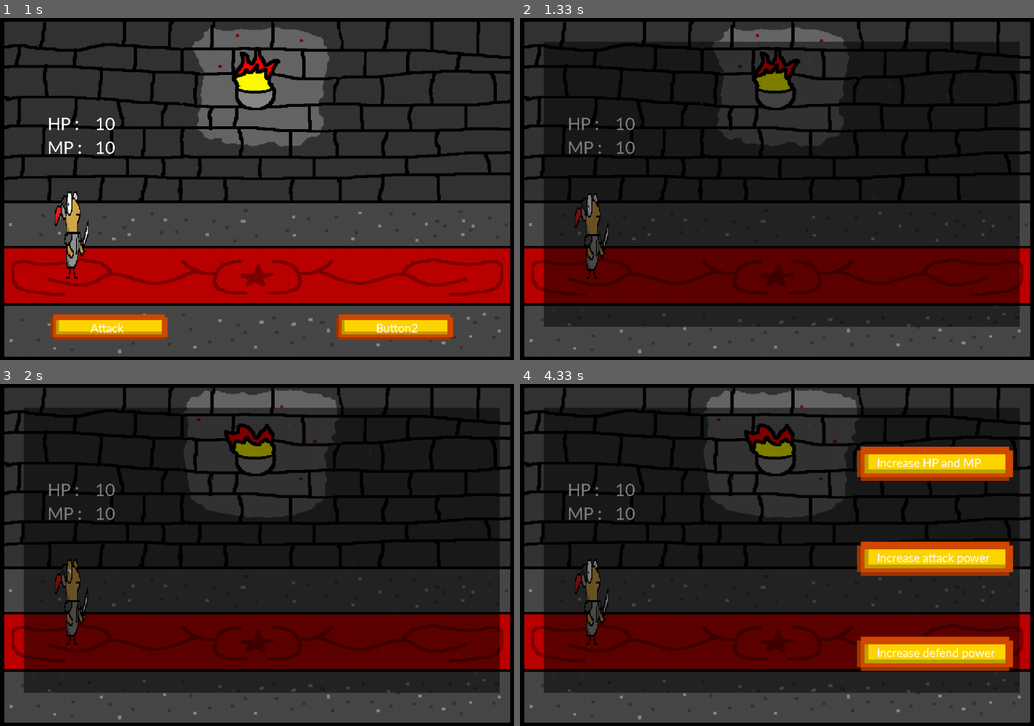
Above: before the commit, frames 1-4 (two rows, left to right).
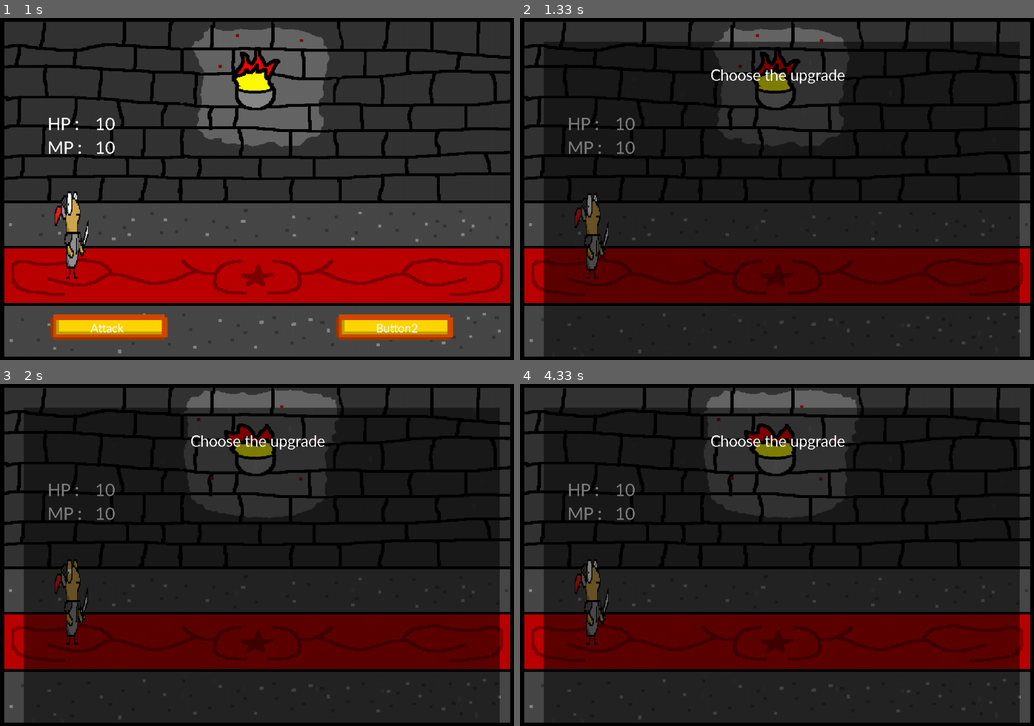
Above: after the commit, the same moments.

Repository: endamonking/CPE327ProjectPygame
Game: pygame game, started from main.py
The game is run twice, just before and just after one commit, with the same random seed, the same clock (stepped at 60 frames per second) and the same inputs.
Inputs (mouse positions are in pixels of both pictures, inside the frame that each line leads up to):
- Up to frame 1 (1 s): click (257, 189) at 0.38 s; click "NEXT" at 0.72 s
- Up to frame 2 (1.33 s): click "Attack" at 1.05 s
- Up to frame 3 (2 s): click (71, 544) at 1.88 s
- Up to frame 4 (4.33 s): click (972, 684) at 2.22 s; click (694, 442) at 2.55 s; click "HP :" at 2.88 s; click (962, 527) at 3.22 s; click (956, 623) at 3.55 s; click (890, 469) at 3.88 s; click (777, 691) at 4.22 s, where only the run after the commit has a clickable "Next"

Frame 1 is identical in both runs. In frame 2, 8.4% of the frame differs, in the area x 4-98%, y 15-99%; in frame 3, 8.4%; in frame 4, 18%.

Commit message:
Add files via upload

Diff:
--- a/path.py
+++ b/path.py
@@ -5,24 +5,90 @@
 
 WHITE = (255,255,255)
 button_image = pygame.image.load(os.path.join('Asset', 'prBTN.png'))
-blackScreen = pygame.transform.scale(pygame.image.load(os.path.join('Asset', 'blackScreen.jpg')), (1000, 600))
+blackScreen = pygame.transform.scale(pygame.image.load(os.path.join('Asset', 'blackScreen.jpg')), (1000, 700))
 
 state = 0
 i = 0
 activeSkillAlready = False
 activeSkillList = []
 upgradeStatusAlready = False
+skillStory = ""
+
+
+def createStory(win, skillName, mp):
+    global state
+    global i
+
+    but1 = button.button(410, 600, button_image, 6)
+    i = i +1
+
+    if i >= 60:
+        if but1.draw(mp, win, WHITE, "Next", 30, 100, 37):
+            state = 3
+            i = 0
+
+    match skillName:
+        case "Double Slash":
+            text = "Meet with a Samurai swordsmith that is under attack by slime, we help him defeat the slime, In return get trained by him."
+        case "Headbutt":
+            text = "Meet with a Viking explorer, we gave him our country map. In return we get trained by him."
+        case "Paralyze":
+            text = "Meet with an alchemist, we gave him some money. In return he gave us a Paralyze skill."
+        case "Heal":
+            text = "Meet with a Healing fountain. We keep it in a bottle."
+        case "Restore mana":
+            text = "Meet with a random traveler that is under attack by a thief. You help the random traveler, he gives you a Restore mana skill."
+        case "Roaring":
+            text = "Meet with a stray wherewolf, we gave him food. In return we gave us Roaring skill."
+        case "Fire ball":
+            text = "Meet with a Dungeon warden, we help him fix the Dungeon entrance. He gave us a Fireball skill in return."
+        case "Lighting bolt":
+            text = "Worship Zeus, he appeared before us and gave us Lighting bolt skill"
+
+    my_font = pygame.font.SysFont("candara",18)
+    text_surface = my_font.render(text, False, (255,255,255))
+    win.blit(text_surface, (100, 200))
+
+
+def displaySkillDescription(skillName, xPose, Ypose, win):
+
+    match skillName:
+        case "Double Slash":
+            text = "Deal double damage of attackpower"
+        case "Headbutt":
+            text = "Deal damage and stun the enemy"
+        case "Paralyze":
+            text = "Stune the enemy"
+        case "Heal":
+            text = "Recovery some HP"
+        case "Restore mana":
+            text = "Recovery some MP"
+        case "Roaring":
+            text = "increase defend and attack power"
+        case "Fire ball":
+            text = "Deal massive damage"
+        case "Lighting bolt":
+            text = "Deal damage to the enemy"
+
+    my_font = pygame.font.SysFont("candara",36)
+    text_surface = my_font.render(text, False, (255,255,255))
+    win.blit(text_surface, (xPose, Ypose))
+
 
 def randomActiveSkill_AndCheck(player):
     randoming = True
     while randoming:
+        if len(player.skillList) >=4:
+            print("you cannot have skill more than 4")
+            randoming = False
+
         dupe = True
         skillList = []
         number = random.sample(range(8), 3)
         for a in number:
             match a:
                 case 0:
-                    skillList.append("Double_Slash")
+                    skillList.append("Double Slash")
                 case 1:
                     skillList.append("Headbutt")
                 case 2:
@@ -30,13 +96,13 @@
                 case 3:
                     skillList.append("Heal")
                 case 4:
-                    skillList.append("Restore_mana")
+                    skillList.append("Restore mana")
                 case 5:
-                    skillList.append("Roaring ")
+                    skillList.append("Roaring")
                 case 6:
-                    skillList.append("Fire_ball")
+                    skillList.append("Fire ball")
                 case 7:
-                    skillList.append("Lighting_bolt")
+                    skillList.append("Lighting bolt")
 
         for b in skillList:
             for c in player.skillList:
@@ -51,14 +117,21 @@
 def createPath(win,player,mp, gameState):
     newGS = "Win"
 
+    text1 = "Choose the upgrade"
+    my_font = pygame.font.SysFont("candara",36)
+    text_surface1 = my_font.render(text1, False, (255,255,255))
+
     blackScreen.set_alpha(128)
     win.blit(blackScreen, (50,50))
+    win.blit(text_surface1, (400,100))
     match state:
         case 0:
             getPassiveskil(win,player,mp)
         case 1:
             getActiveSkill(win,player,mp)
         case 2:
+             createStory(win, skillStory,mp)
+        case 3:
             newGS = upgradeStatus(win,player,mp)
 
     return newGS
@@ -78,41 +151,50 @@
     global i
     global activeSkillAlready
     global activeSkillList
+    global skillStory
 
     i = i + 1
-    Aevent1 = button.button(700, 100, button_image, 6)
-    Aevent2 = button.button(700, 300, button_image, 6)
-    Aevent3 = button.button(700, 500, button_image, 6)
+    Aevent1 = button.button(700, 150, button_image, 6)
+    Aevent2 = button.button(700, 350, button_image, 6)
+    Aevent3 = button.button(700, 550, button_image, 6)
 
     if activeSkillAlready == False:
         activeSkillList = randomActiveSkill_AndCheck(player)
         activeSkillAlready = True
 
     if i >= 60:
+        displaySkillDescription(activeSkillList[0], 100,180,win)
         if Aevent1.draw(mp, win, WHITE, activeSkillList[0], 28, 50, 37):
             state = 2
             i = 0
             activeSkillAlready = False
             player.getSkill(activeSkillList[0])
+            skillStory = activeSkillList[0]
+
+        displaySkillDescription(activeSkillList[1], 100,380,win)
         if Aevent2.draw(mp, win, WHITE, activeSkillList[1], 28, 50, 37):
             state = 2
             i = 0
             activeSkillAlready = False
             player.getSkill(activeSkillList[1])
+            skillStory = activeSkillList[1]
+
+        displaySkillDescription(activeSkillList[2], 100,580,win)
         if Aevent3.draw(mp, win, WHITE, activeSkillList[2], 28, 50, 37):
             state = 2
             i = 0
             activeSkillAlready = False
             player.getSkill(activeSkillList[2])
+            skillStory = activeSkillList[2]
 
 def upgradeStatus(win,player,mp):
     global state
     global i
     global upgradeStatusAlready
 
-    Sevent1 = button.button(700, 100, button_image, 8)
-    Sevent2 = button.button(700, 300, button_image, 8)
-    Sevent3 = button.button(700, 500, button_image, 8)
+    Sevent1 = button.button(700, 150, button_image, 8)
+    Sevent2 = button.button(700, 350, button_image, 8)
+    Sevent3 = button.button(700, 550, button_image, 8)
 
     i = i + 1
     if i >= 60:
